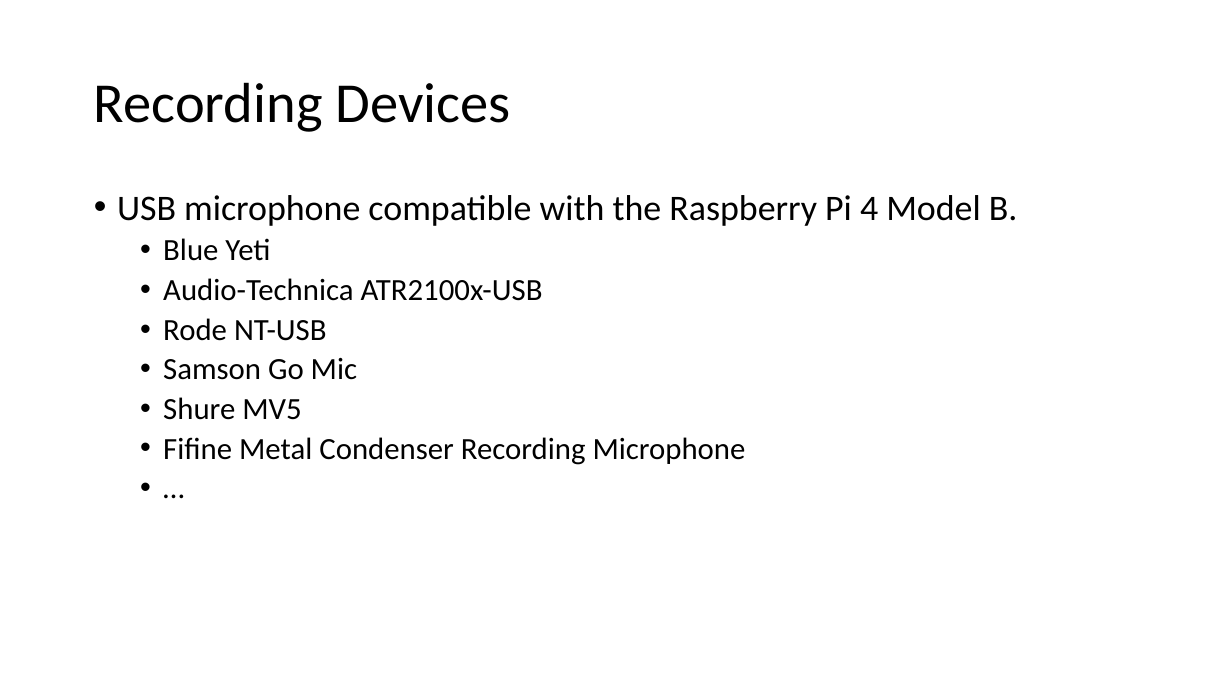
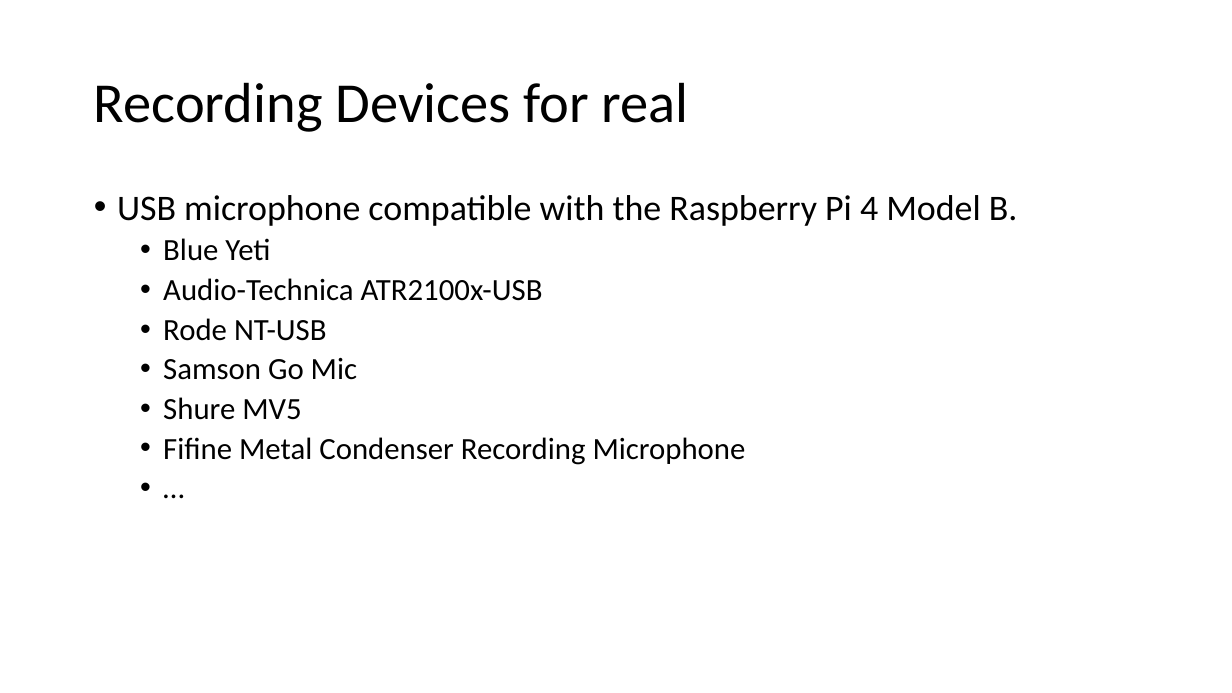
Before and after one commit to GXG-CS/Pi-Alexa, a slide deck: slide 6 of Presentation1.pptx (slide 5 before the commit). Drawn at 1232x693 pixels with LibreOffice and Linux fonts; fonts in the diff are those of the drawing. Boxes give left, top, right and bottom in pixels: in the first picture for what was removed or moved away, otherwise in the second. Text is boxed around its words. In the diff, an @@ line names an element or a change of style, - is before the commit and + after.

```diff
--- a/Presentation1.pptx
+++ b/Presentation1.pptx
@@ title at <box>94,82,689,132</box>: text changed @@
-Recording Devices
+Recording Devices for real
```
Also in this commit, not shown: 3 other slides changed, 3 slides added, 6 other files.
